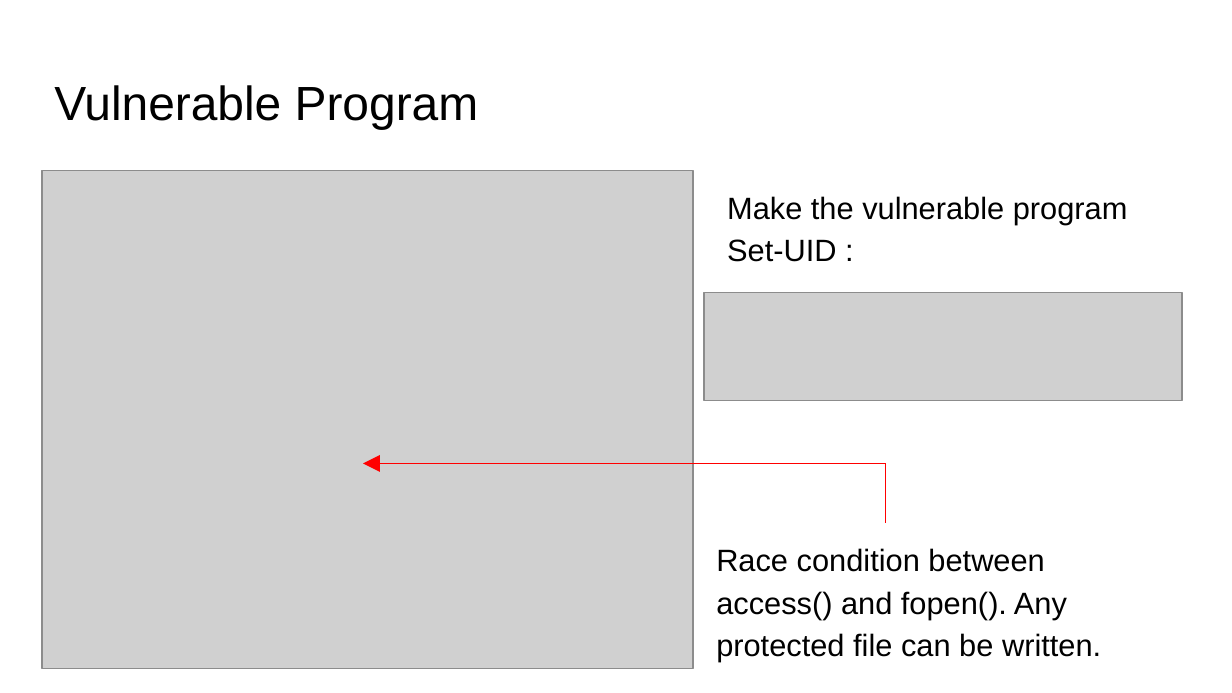
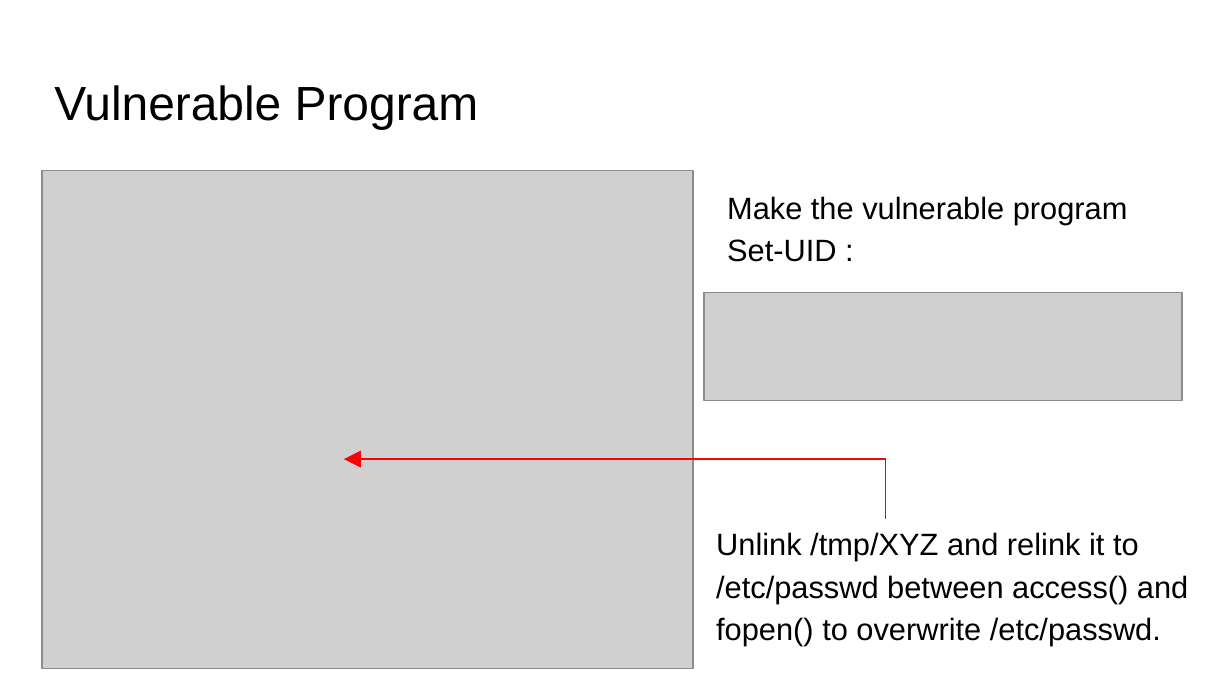
Before and after one commit to gulaoshi/gu.github.io, a slide deck: slide 11 of InfoSec/PPTs/Labs/Lab2-Race_Condition.pptx. Drawn at 1232x693 pixels with LibreOffice and Linux fonts; fonts in the diff are those of the drawing; grey boxes stand for pictures. Boxes give left, top, right and bottom in pixels: in the first picture for what was removed or moved away, otherwise in the second. Text is boxed around its words. In the diff, an @@ line names an element or a change of style, - is before the commit and + after.

```diff
--- a/InfoSec/PPTs/Labs/Lab2-Race_Condition.pptx
+++ b/InfoSec/PPTs/Labs/Lab2-Race_Condition.pptx
@@ arrow moved from (886, 463) - (363, 463) to (886, 460) - (344, 460) @@
@@ line moved from (886, 463) - (886, 524) to (886, 460) - (886, 519) @@
@@ text at box(716, 532, 1188, 646): text changed @@
-Race condition between access() and fopen(). Any protected file can be written.
+Unlink /tmp/XYZ and relink it to /etc/passwd between access() and fopen() to overwrite /etc/passwd.
```
Also in this commit, not shown: 4 other slides changed, 1 other file.
